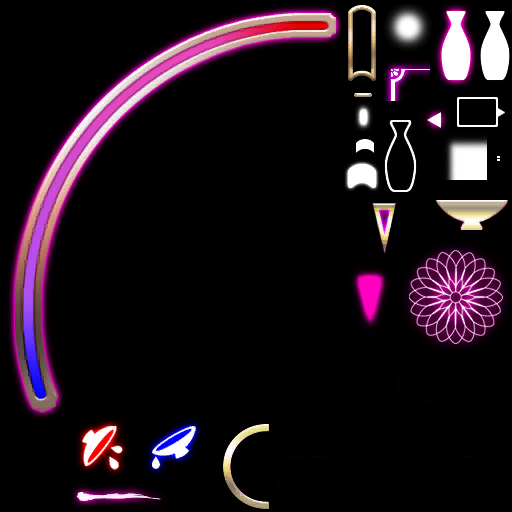
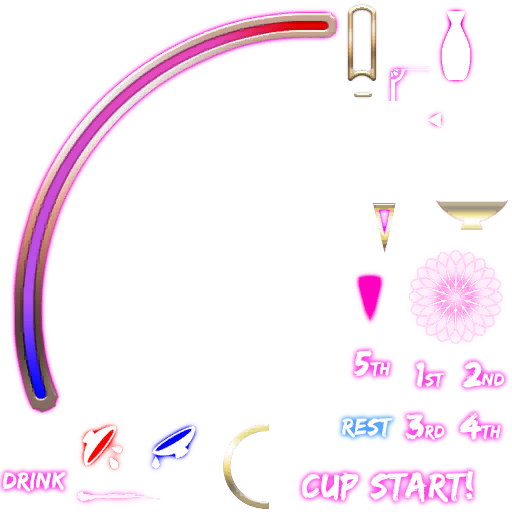
Before/after of a w=512, h=512 layered artwork. What changed in the layer stack:
added layer "5th" (1st of 2) above "4th" over box(354, 350, 390, 377)
added layer "4th" (1st of 2) above "3rd" over box(460, 413, 501, 440)
added layer "3rd" (1st of 2) above "2nd" over box(405, 414, 445, 440)
added layer "2nd" (1st of 2) above "1st" over box(463, 361, 504, 388)
added layer "1st" (1st of 2) above "cup start!" over box(416, 362, 445, 388)
added layer "cup start!" (1st of 2) above "REST" over box(302, 470, 473, 503)
added layer "REST" above "drink" over box(342, 418, 393, 438)
added layer "drink" (1st of 2) above "drink" over box(3, 472, 66, 492)
hid "Color Fill 1" over box(0, 0, 512, 512)